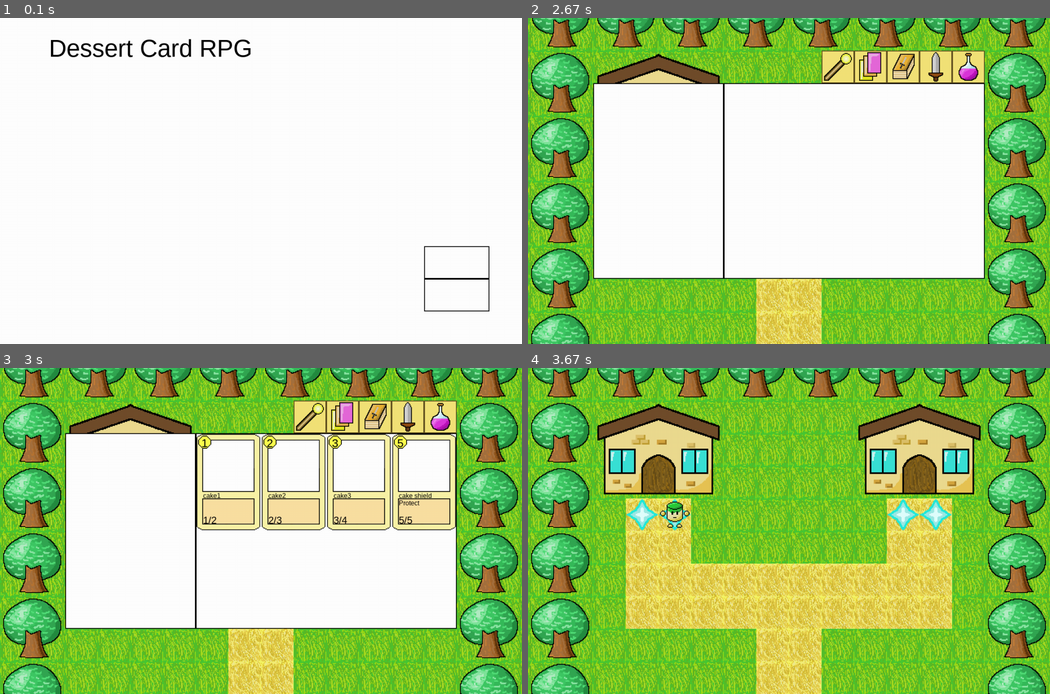
Above: before the commit, frames 1-4 (two rows, left to right).
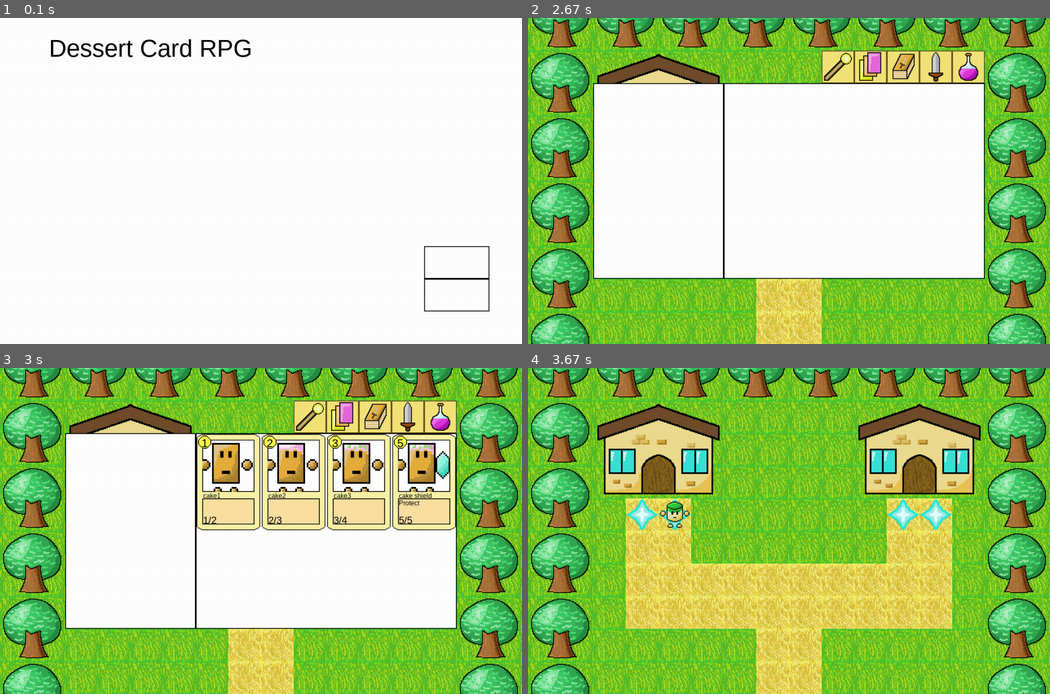
Above: after the commit, the same moments.

Repository: pupungeggang2/myfirstpygamecard
Game: pygame game, started from Script/main.py
Same seed, same stepped clock (60 frames per second), same inputs: the game is played once before the commit and once after it.
Inputs (mouse positions are in pixels of both pictures, inside the frame that each line leads up to):
- Up to frame 1 (0.1 s): no input
- Up to frame 2 (2.67 s): click (982, 262) at 0.38 s; press the mouse at (966, 66) at 0.93 s; move the mouse to (799, 184) at 1.03 s; release the mouse at (627, 301) at 1.17 s; tap I at 2.37 s
- Up to frame 3 (3 s): click (339, 416) at 2.75 s
- Up to frame 4 (3.67 s): tap I at 3.03 s

Frames 1-2 are identical in both runs. In frame 3, 3.4% of the frame differs, in the area x 38-87%, y 22-39%; in frame 4, nothing differs.

Commit message:
Improved

Diff:
--- a/Script/UI.py
+++ b/Script/UI.py
@@ -10,6 +10,8 @@
     name_text = [18, 144]
     description_text = [18, 162]
     stat_text = [18, 200]
+    image_position = [16, 16]
+    image = [16, 16, 128, 128]
 
 class Field():
     class Inventory():
@@ -28,6 +30,7 @@
 class Battle():
     class Start():
         rect = [160, 160, 960, 480]
+        card = [[240, 280, 160, 240], [480, 280, 160, 240], [720, 280, 160, 240]]
 
     class Field():
         cell_list = [[160, 240, 160, 160], [480, 80, 160, 160], [480, 240, 160, 160], [480, 400, 160, 160], [320, 80, 1 …(205 unchanged characters)…
--- a/Script/battle.py
+++ b/Script/battle.py
@@ -11,11 +11,17 @@
 import start
 
 def manage():
+    if var.Animation.scene_transition == True:
+        df.screen_transition_to_battle_handle()
+
     display()
 
 def display():
     var.screen.fill(design.Color.white)
     df.battle_field_display()
+
     if var.state == 'start':
         df.battle_start_display()
+
+    df.scene_transtition_display()
     pygame.display.flip()
--- a/Script/battlefunction.py
+++ b/Script/battlefunction.py
@@ -1,3 +1,5 @@
+import random
+
 import var
 import carddata as cd
 
@@ -5,6 +7,7 @@
     var.Battle.field[0] = 0
     var.Battle.field[7] = 0
     battle_deck_generate()
+    player_deck_shuffle()
 
 def battle_deck_generate():
     var.Player_Battle.deck = []
@@ -20,7 +23,20 @@
                         'energy' : cd.card[tmp_ID]['energy'],
                         'stat' : [cd.card[tmp_ID]['stat'][0], cd.card[tmp_ID]['stat'][1]],
                         'effect' : cd.card[tmp_ID]['effect'],
-                        'play' : [cd.card[tmp_ID]['play'][0], cd.card[tmp_ID]['play'][1], cd.card[tmp_ID]['play'][2]]}
+                        'play' : [cd.card[tmp_ID]['play'][0], cd.card[tmp_ID]['play'][1], cd.card[tmp_ID]['play'][2]],
+                        'description' : cd.card_description[tmp_ID]}
             var.Player_Battle.deck.append(tmp_card)
 
-    print(var.Player_Battle.deck)
+def player_deck_shuffle():
+    tmp_deck = []
+
+    for i in range(len(var.Player_Battle.deck)):
+        tmp_card = var.Player_Battle.deck[i]
+        tmp_deck.append(tmp_card)
+        tmp_card = {}
+
+    var.Player_Battle.deck = []
+
+    while len(tmp_deck) > 0:
+        tmp_index = random.randint(0, len(tmp_deck) - 1)
+        var.Player_Battle.deck.append(tmp_deck.pop(tmp_index))
--- a/Script/carddata.py
+++ b/Script/carddata.py
@@ -1,13 +1,13 @@
 card = {
-    1001 : {'name' : 'cake1', 'type' : 'unit', 'element' : 'normal', 'rarity' : 'basic', 'energy' : 1, 'stat' : [1,2], 'effect' : '', 'play' : ['u','pe','']},
-    1002 : {'name' : 'cake2', 'type' : 'unit', 'element' : 'normal', 'rarity' : 'basic', 'energy' : 2, 'stat' : [2,3], 'effect' : '', 'play' : ['u','pe','']},
-    1003 : {'name' : 'cake3', 'type' : 'unit', 'element' : 'normal', 'rarity' : 'basic', 'energy' : 3, 'stat' : [3,4], 'effect' : '', 'play' : ['u','pe','']},
-    1004 : {'name' : 'cake shield', 'type' : 'unit', 'element' : 'normal', 'rarity' : 'basic' , 'energy' : 5, 'stat' : [5,5], 'effect' : 'Protect', 'play' : ['u','pe','']}
+    10001 : {'name' : 'cake1', 'type' : 'unit', 'element' : 'normal', 'rarity' : 'basic', 'energy' : 1, 'stat' : [1,2], 'effect' : '', 'play' : ['u','pe','']},
+    10002 : {'name' : 'cake2', 'type' : 'unit', 'element' : 'normal', 'rarity' : 'basic', 'energy' : 2, 'stat' : [2,3], 'effect' : '', 'play' : ['u','pe','']},
+    10003 : {'name' : 'cake3', 'type' : 'unit', 'element' : 'normal', 'rarity' : 'basic', 'energy' : 3, 'stat' : [3,4], 'effect' : '', 'play' : ['u','pe','']},
+    10004 : {'name' : 'cake shield', 'type' : 'unit', 'element' : 'normal', 'rarity' : 'basic' , 'energy' : 5, 'stat' : [5,5], 'effect' : 'Protect', 'play' : ['u','pe','']}
 }
 
 card_description = {
-    1001 : '',
-    1002 : '',
-    1003 : '',
-    1004 : 'Protect',
+    10001 : '',
+    10002 : '',
+    10003 : '',
+    10004 : 'Protect',
 }
--- a/Script/displayfunction.py
+++ b/Script/displayfunction.py
@@ -17,10 +17,32 @@
         if var.Animation.place_box_tick > 2 * var.FPS and var.Animation.place_box_tick <= 3 * var.FPS:
             var.Animation.place_box_rect[1] -= 160 / var.FPS
 
-        if var.Animation.place_box_tick == 3 * var.FPS:
+        if var.Animation.place_box_tick >= 3 * var.FPS:
             var.Animation.place_box = False
             var.Animation.place_box_tick = 0
             var.Animation.place_box_rect = [40, -120, 240, 80]
+
+def screen_transition_to_battle_handle():
+    if var.Animation.scene_transition == True:
+        var.Animation.scene_transition_tick += 1
+        var.Animation.scene_transition_rect[1] += 1600 / 2 / var.FPS
+
+        if var.Animation.scene_transition_tick >= 2 * var.FPS:
+            var.Animation.scene_transition = False
+            var.Animation.scene_transition_tick = 0
+            var.Animation.scene_transition_rect = [0, -800, 1280, 800]
+            var.Input.mouse_enabled = True
+            var.Input.Keyboard.enabled = True
+
+def screen_transition_to_field_handle():
+    if var.Animation.scene_transition == True:
+        var.Animation.scene_transition_tick += 1
+        var.Animation.scene_transition_rect[1] += 1600 / 2 / var.FPS
+
+        if var.Animation.scene_transition_tick >= 2 * var.FPS:
+            var.Animation.scene_transition = False
+            var.Animation.scene_transition_tick = 0
+            var.Animation.scene_transition_rect = [0, -800, 1280, 800]
 
 def place_display():
     pygame.draw.rect(var.screen, design.Color.white, var.Animation.place_box_rect)
@@ -37,8 +59,12 @@
     for i in range(len(var.Field.enemy)):
         var.screen.blit(img.enemy['enemy'], [var.Field.enemy[i][0][0] - var.Camera.x, var.Field.enemy[i][0][1] - var.Camera.y])
 
+def scene_transtition_display():
+    pygame.draw.rect(var.screen, design.Color.black, var.Animation.scene_transition_rect)
+
 def draw_card(card, position):
     var.screen.blit(img.card['card_frame'], position)
+    var.screen.blit(img.card_image[card['ID']], [position[0] + UI.Card.image_position[0], position[1] + UI.Card.image_position[1]] , UI.Card.image)
 
     var.screen.blit(design.Font.card_energy.render(str(card['energy']), True, design.Color.black), [position[0] + UI.Card.energy_text[0], position[1] + UI.Card.energy_text[1]])
     var.screen.blit(design.Font.card_name.render(str(card['name']), True, design.Color.black), [position[0] + UI.Card.name_text[0], position[1] + UI.Card.name_text[1]])
@@ -90,6 +116,9 @@
     pygame.draw.rect(var.screen, design.Color.white, UI.Battle.Start.rect)
     pygame.draw.rect(var.screen, design.Color.black, UI.Battle.Start.rect, 2)
 
+    for i in range(3):
+        draw_card(var.Player_Battle.deck[i], UI.Battle.Start.card[i][:2])
+
 def battle_field_display():
     for i in range(14):
         pygame.draw.rect(var.screen, design.Color.black, UI.Battle.Field.cell_list[i], 2)
--- a/Script/field.py
+++ b/Script/field.py
@@ -15,8 +15,13 @@
     camera_adjust_x()
     camera_adjust_y()
     df.place_animation_handle()
+
+    if var.Animation.scene_transition == True:
+        df.screen_transition_to_battle_handle()
+
     display()
     key_press_handle()
+    scene_change()
     player_move()
 
 def display():
@@ -28,6 +33,8 @@
 
     if var.state == 'inventory':
         df.inventory_display()
+
+    df.scene_transtition_display()
 
     pygame.display.flip()
 
@@ -49,7 +56,17 @@
     for i in range(len(var.Field.enemy)):
         if var.Player_Field.position[0] == var.Field.enemy[i][0][0] and var.Player_Field.position[1] == var.Field.enemy[i][0][1]:
             var.Enemy_Battle.ID = var.Field.enemy[i][1]
-            start.start_battle()
+            var.Field.enemy.pop(i)
+            scene_transition_to_battle()
+
+def scene_transition_to_battle():
+    var.Animation.scene_transition = True
+    var.Input.mouse_enabled = False
+    var.Input.Keyboard.enabled = False
+
+def scene_change():
+    if var.Animation.scene_transition == True and var.Animation.scene_transition_tick >= var.FPS:
+        start.start_battle()
 
 def camera_adjust_x():
     if var.Field.size[0] < 1280:
--- a/Script/img.py
+++ b/Script/img.py
@@ -7,6 +7,7 @@
 inventory_tab = {}
 card = {}
 card_back = {}
+card_image = {}
 
 def image_load():
     place['home_town'] = pygame.image.load('../Image/Place/HomeTown.png')
@@ -29,3 +30,9 @@
     card['card_frame'] = pygame.image.load('../Image/Card/CardFrame.png')
 
     card_back['basic_1'] = pygame.image.load('../Image/Card/CardBack01.png')
+
+    card_image[10001] = pygame.image.load('../Image/Card/Card10001.png')
+    card_image[10002] = pygame.image.load('../Image/Card/Card10002.png')
+    card_image[10003] = pygame.image.load('../Image/Card/Card10003.png')
+    card_image[10004] = pygame.image.load('../Image/Card/Card10004.png')
+    card_image[20001] = pygame.image.load('../Image/Card/Card20001.png')
--- a/Script/main.py
+++ b/Script/main.py
@@ -42,11 +42,12 @@
 
         else:
             if event.type == pygame.MOUSEBUTTONUP:
-                if var.scene == 'title':
-                    title.mouse_up_handle()
+                if var.Input.mouse_enabled == True:
+                    if var.scene == 'title':
+                        title.mouse_up_handle()
 
-                elif var.scene == 'field':
-                    field.mouse_up_handle()
+                    elif var.scene == 'field':
+                        field.mouse_up_handle()
 
             if var.Input.Keyboard.enabled == True:
                 if event.type == pygame.KEYDOWN:
@@ -64,6 +65,9 @@
                 elif event.type == pygame.KEYUP:
                     var.Input.Keyboard.key_press = -1
 
+    if var.Input.Keyboard.enabled == False:
+        var.Input.Keyboard.key_press = -1
+
 try:
     init()
     main()
--- a/Script/var.py
+++ b/Script/var.py
@@ -11,8 +11,13 @@
     place_box = False
     place_box_tick = 0
     place_box_rect = [40, -120, 240, 80]
+    scene_transition = False
+    scene_transition_tick = 0
+    scene_transition_rect = [0, -800, 1280, 800]
 
 class Input():
+    mouse_enabled = True
+
     class Keyboard():
         enabled = True
         key = -1
@@ -43,11 +48,11 @@
 
     skill_tree = []
 
-    deck = [{'name' : 'basic_deck', 'back' : 'basic_1', 'card' : [[1001, 2, 0], [1002, 2, 0], [1003, 2, 0], [1004, 2, 0]]}]
+    deck = [{'name' : 'basic_deck', 'back' : 'basic_1', 'card' : [[10001, 2, 0], [10002, 2, 0], [10003, 2, 0], [10004, 2, 0]]}]
     selected_deck = 0
 
     class Inventory():
-        card = [[1001, 2, 0], [1002, 2, 0], [1003, 2, 0], [1004, 2, 0]]
+        card = [[10001, 2, 0], [10002, 2, 0], [10003, 2, 0], [10004, 2, 0]]
         equip = []
         item = []
 
Binary file added: AssetOriginal/Card10001.png
Binary file added: AssetOriginal/Card10002.png
Binary file added: AssetOriginal/Card10003.png
Binary file added: AssetOriginal/Card10004.png
Binary file added: AssetOriginal/Card20001.png
Binary file added: AssetOriginal/EnemyHero1001.png
Binary file added: Image/Card/Card10001.png
Binary file added: Image/Card/Card10002.png
Binary file added: Image/Card/Card10003.png
Binary file added: Image/Card/Card10004.png
Binary file added: Image/Card/Card20001.png
Binary file added: Image/Card/EnemyHero1001.png
